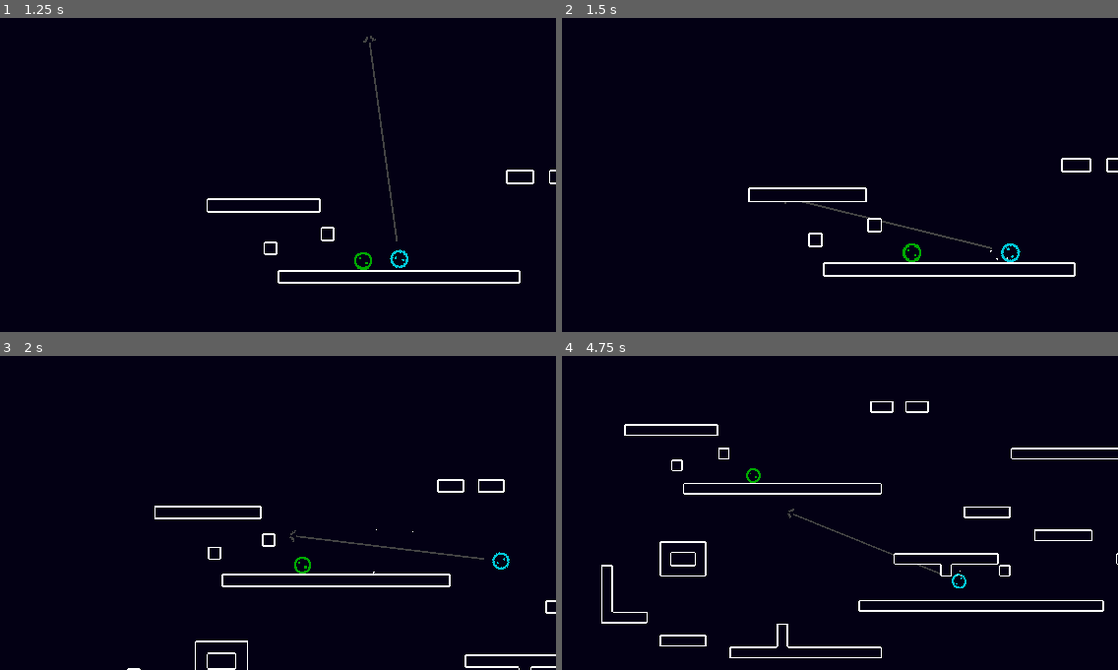
Above: before the commit, frames 1-4 (two rows, left to right).
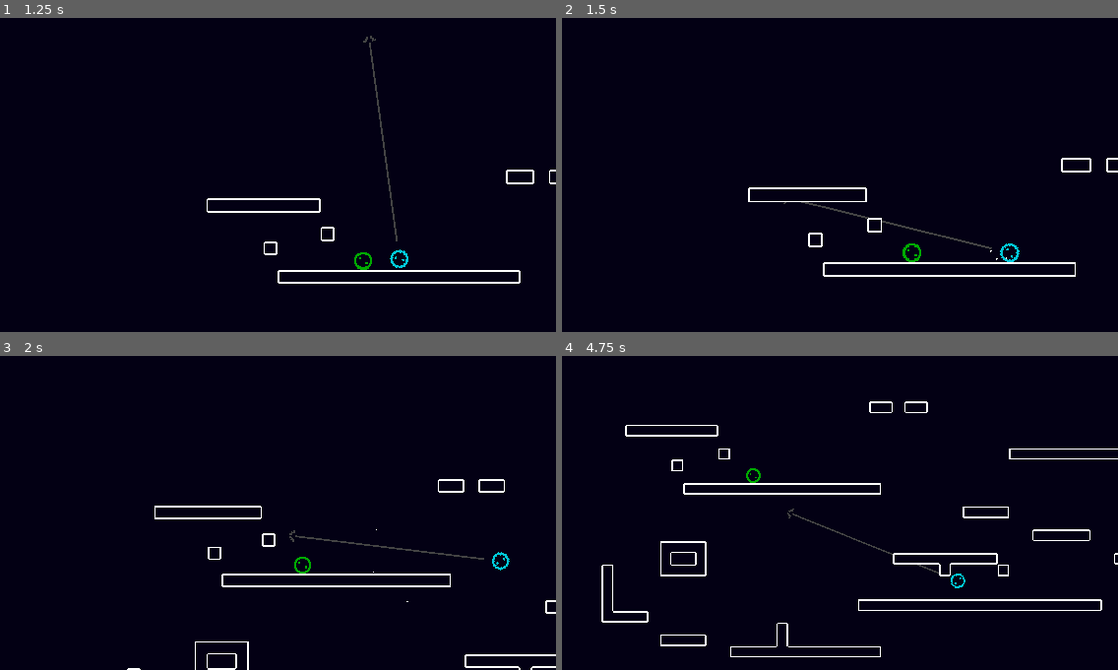
Above: after the commit, the same moments.

Repository: uniqueusername/fruit-smash
Game: Godot game, scene res://scenes/levels/world.tscn
Same seed, same stepped clock (60 frames per second), same inputs: the game is played once before the commit and once after it.
Inputs (mouse positions are in pixels of both pictures, inside the frame that each line leads up to):
- Up to frame 1 (1.25 s): move the mouse to (378, 137) at 0.52 s; hold Right (ui_right) from 0.53 s (still down); tap Up (ui_up) at 0.6, 0.77, 1.07 s
- Up to frame 2 (1.5 s): keep holding Right (ui_right); move the mouse to (678, 171) at 1.27 s; right-click (678, 171) at 1.35 s
- Up to frame 3 (2 s): keep holding Right (ui_right); tap Up (ui_up) at 1.52, 1.55, 1.82 s
- Up to frame 4 (4.75 s): move the mouse to (867, 415) at 2.02 s; release Right (ui_right) at 2.03 s; hold Left (ui_left) 2.03-2.78 s; click (867, 415) at 2.1 s; tap Up (ui_up) at 2.3, 2.85, 3.02, 3.32, 3.77, 3.8, 4.07, 4.52, 4.55 s; move the mouse to (773, 563) at 2.77 s; hold Right (ui_right) 2.78-4.28 s; move the mouse to (990, 547) at 3.52 s; right-click (990, 547) at 3.6 s; move the mouse to (612, 440) at 4.27 s; hold Left (ui_left) from 4.28 s (still down); click (612, 440) at 4.35 s

Frame 1 is identical in both runs. In frame 2, less than 0.1% of the frame differs, in the area x 39-93%, y 58-83%; in frame 3, 0.2%; in frame 4, 1.5%, in the area x 7-100%, y 14-97%.

Commit message:
explosions!!!

Diff:
--- a/assets/scripts/chain.gd
+++ b/assets/scripts/chain.gd
@@ -47,6 +47,7 @@
 		# `if move_and_collide()` always moves, but returns true if we did collide
 		if $Tip.move_and_collide(direction * SPEED):
 			if settings.particles:
+				$Tip/CPUParticles2D.restart()
 				$Tip/CPUParticles2D.emitting = true
 			hooked = true	# Got something!
 			flying = false	# Not flying anymore
--- /dev/null
+++ b/assets/scripts/explosion.gd
@@ -0,0 +1,24 @@
+extends Node2D
+
+@export var EXPLOSION_POWER = 100
+const LIFESPAN = 0.1
+
+var direct_hit = false
+var lifespan = LIFESPAN
+
+func _physics_process(delta):
+	var bodies = $Area2D.get_overlapping_bodies()
+	for body in bodies:
+		var dir = global_position.direction_to(body.global_position)
+		if direct_hit or dir.dot(Vector2.from_angle(rotation - PI/2)) >= 0:
+			var dist = global_position.distance_to(body.global_position)
+			if body.scene_file_path == "res://scenes/objects/player.tscn":
+				body.force_release()
+			body.set_velocity(body.velocity + EXPLOSION_POWER * $Area2D/CollisionShape2D.shape.radius / dist * dir)
+
+	lifespan -= delta
+	if lifespan < 0:
+		queue_free()
+
+func set_direct_hit():
+	direct_hit = true
--- /dev/null
+++ b/assets/scripts/explosion_particles.gd
@@ -0,0 +1,7 @@
+extends GPUParticles2D
+
+func _on_timer_timeout():
+	queue_free()
+
+func set_direct_hit():
+	$LightOccluder2D.queue_free()
--- /dev/null
+++ b/assets/scripts/fire_sprite.gd
@@ -0,0 +1,12 @@
+extends Sprite2D
+
+var trail_time = 2
+
+func _process(delta):
+	modulate = Color(1, 1, 1, lerpf(modulate.a, 0, delta * trail_time))
+	if modulate.a <= 0:
+		queue_free()
+
+func set_trail_time(length: float):
+	if length != 0:
+		trail_time = 1 / length
--- /dev/null
+++ b/assets/scripts/gun.gd
@@ -0,0 +1,96 @@
+extends Node2D
+
+@export var ROCKET_SPEED = 5
+@export var CHARGE_TIME = 1
+@onready var LASER_LENGTH = $RayCast2D.target_position.y
+const TRAIL_TIME = 0.5
+const CHARGE_WIDTH = 2
+const FIRE_WIDTH = 4
+
+var projectile = load("res://scenes/objects/projectile.tscn")
+var fire_sprite = load("res://scenes/objects/fire_sprite.tscn")
+var explosion = load("res://scenes/objects/explosion.tscn")
+var particles = load("res://scenes/objects/explosion_particles.tscn")
+
+signal fired
+var charge = 0
+var charging = false
+var firing = false
+
+func _ready():
+	$charge_sprite.visible = false
+
+func _process(delta):
+	var laser_length = LASER_LENGTH
+	if $RayCast2D.is_colliding():
+		laser_length = global_position.distance_to($RayCast2D.get_collision_point())
+
+	if charging:
+		if charge < CHARGE_TIME:
+			$charge_sprite.visible = int(round(20*charge)) % 2 == 0
+			print($charge_sprite.region_rect.size.x)
+			$charge_sprite.region_rect = Rect2(
+				CHARGE_WIDTH/2.0, 0,
+				lerpf($charge_sprite.region_rect.size.x, CHARGE_WIDTH, 0.001),
+				laser_length
+			)
+			charge += delta
+		else:
+			# reset charge state
+			$charge_sprite.visible = false
+			charging = false
+			charge = 0
+
+			# fire
+			firing = true
+
+	if firing:
+		draw_laser(laser_length)
+		spawn_explosion()
+		fired.emit()
+		firing = false
+
+func shoot():
+	charging = true
+	$charge_sprite.region_rect = Rect2(CHARGE_WIDTH/2.0, 0, 0, LASER_LENGTH)
+
+func cancel():
+	$charge_sprite.visible = false
+	charging = false
+	charge = 0
+
+func is_charging():
+	return charging
+
+func fire_rocket():
+	var proj = projectile.instantiate()
+	add_child(proj)
+	proj.global_position = global_position
+	proj.rotation = rotation
+	proj.add_collision_exception_with(get_parent())
+	proj.set_velocity(ROCKET_SPEED * Vector2.from_angle(rotation+PI/2))
+
+func draw_laser(length):
+	var laser = fire_sprite.instantiate()
+	add_child(laser)
+	laser.region_rect = Rect2(FIRE_WIDTH/2.0, 0, FIRE_WIDTH, length)
+	laser.global_transform = $charge_sprite.global_transform
+	laser.set_trail_time(TRAIL_TIME)
+
+func spawn_explosion():
+	if $RayCast2D.is_colliding():
+		var boom = explosion.instantiate()
+		add_child(boom)
+		boom.global_position = $RayCast2D.get_collision_point()
+		boom.rotation = $RayCast2D.get_collision_normal().angle() + PI/2
+
+		var particle = particles.instantiate()
+		add_child(particle)
+		particle.restart()
+		particle.global_position = $RayCast2D.get_collision_point()
+		particle.rotation = $RayCast2D.get_collision_normal().angle() + PI/2
+
+		if ($RayCast2D.get_collider().scene_file_path ==
+			"res://scenes/objects/player.tscn"):
+			boom.set_direct_hit()
+			particle.set_direct_hit()
--- a/assets/scripts/player.gd
+++ b/assets/scripts/player.gd
@@ -12,26 +12,25 @@
 @export var HOOK_GRAV = 1
 @export var HOOK_VERT_FORCE = 1.5
 @export var HOOK_HORIZ_FORCE = 1.0
+@export var RECOIL = 1.0
 
 const ROTATE_SPEED = 0.001
 var GRAVITY = ProjectSettings.get_setting("physics/2d/default_gravity")
 @onready var settings = get_node("/root/Settings")
 
 # variables
+var recoil = false
 var jumping = false
 var gravity = GRAVITY
-var coyote_timer
+var coyote_timer = COYOTE_TIME
 var spawn_pos
-var sticky_ray
-var hook
-var hook_ray
+@onready var sticky_ray = $sticky_ray
+@onready var hook = $chain
+@onready var hook_ray = $hook_ray
+@onready var gun = $gun
 
 func _ready():
-	coyote_timer = COYOTE_TIME
 	spawn_pos = position
-	sticky_ray = $sticky_ray
-	hook_ray = $hook_ray
-	hook = $chain
 
 func _physics_process(delta):
 	# add gravity
@@ -46,18 +45,20 @@
 	var x_input = Vector2.ZERO
 	var aim_input = Vector2.ZERO
 	var jump_input = false
-	var jump_released = false
 	var hook_cast = false
 	var hook_released = false
+	var laser_shot = false
+	var laser_cancelled = false
 
 	if get_meta("mnk_enabled"):
 		# mnk controls
 		x_input = Input.get_axis("ui_left", "ui_right")
 		aim_input = get_local_mouse_position()
 		jump_input = Input.is_action_just_pressed("ui_up")
-		jump_released = Input.is_action_just_released("ui_up")
 		hook_cast = Input.is_action_just_pressed("mnk_hook")
 		hook_released = Input.is_action_just_released("mnk_hook")
+		laser_shot = Input.is_action_just_pressed("mnk_shoot")
+		laser_cancelled = Input.is_action_just_released("mnk_shoot")
 
 	else:
 		# controller controls
@@ -66,19 +67,22 @@
 				x_input = Input.get_axis("p1_move_left", "p1_move_right")
 				aim_input = Input.get_vector("p1_aim_left", "p1_aim_right", "p1_aim_up", "p1_aim_down")
 				jump_input = Input.is_action_just_pressed("p1_jump")
-				jump_released = Input.is_action_just_released("p1_jump")
 				hook_cast = Input.is_action_just_pressed("p1_hook")
 				hook_released = Input.is_action_just_released("p1_hook")
+				laser_shot = Input.is_action_just_pressed("p1_shoot")
+				laser_cancelled = Input.is_action_just_released("p1_shoot")
 			1:
 				x_input = Input.get_axis("p2_move_left", "p2_move_right")
 				aim_input = Input.get_vector("p1_aim_left", "p1_aim_right", "p1_aim_up", "p1_aim_down")
 				jump_input = Input.is_action_just_pressed("p2_jump")
-				jump_released = Input.is_action_just_released("p2_jump")
 				hook_cast = Input.is_action_just_pressed("p2_hook")
 				hook_released = Input.is_action_just_released("p2_hook")
+				laser_shot = Input.is_action_just_pressed("p2_shoot")
+				laser_cancelled = Input.is_action_just_released("p2_shoot")
 
 	aim_input = HOOK_LENGTH / aim_input.length() * aim_input
 	hook_ray.set_target_position(aim_input)
+	gun.rotation = aim_input.angle() - PI/2
 	$target.rotation = hook_ray.get_target_position().angle() + PI/2
 	$reticle.rotation = hook_ray.get_target_position().angle() + PI/2
 	$target.position = hook_ray.get_target_position() * 0.98
@@ -88,6 +92,11 @@
 	if is_on_floor():
 		jumping = false
 		coyote_timer = COYOTE_TIME
+
+	# do recoil
+	if recoil:
+		velocity -= RECOIL * aim_input
+		recoil = false
 
 	# apply inputs
 	if x_input:
@@ -126,12 +135,6 @@
 		velocity.y = JUMP_VELOCITY
 		jumping = true
 
-	# variable height jump ?
-	'''if (jump_released
-		and not is_on_floor()
-		and velocity.y < 0):
-		velocity.y = 0'''
-
 	# cast hook
 	if (hook_cast and aim_input.length() > 0.05 and
 		hook_ray.is_colliding()):
@@ -139,9 +142,22 @@
 	if hook_released:
 		hook.release()
 
+	if laser_shot:
+		$gun.shoot()
+		$reticle.visible = false
+		$target.visible = false
+	if laser_cancelled:
+		$gun.cancel()
+
+	if not $gun.is_charging():
+		$reticle.visible = true
+		$target.visible = true
+
 	move_and_slide()
 
-	if settings.particles and get_slide_collision(0):
+	if (settings.particles and
+		get_slide_collision_count() > 0 and
+		get_slide_collision(0)):
 		if get_slide_collision(0).get_remainder().length() > 5:
 			$GPUParticles2D.emitting = true
 
@@ -158,3 +174,9 @@
 			1:
 				if Input.is_action_just_pressed("p2_reset"):
 					position = spawn_pos
+
+func force_release():
+	hook.release()
+
+func _on_gun_fired():
+	recoil = true
--- /dev/null
+++ b/assets/scripts/projectile.gd
@@ -0,0 +1,7 @@
+extends CharacterBody2D
+
+func _physics_process(delta):
+	move_and_collide(velocity)
+
+func _on_timer_timeout():
+	queue_free()
--- a/project.godot
+++ b/project.godot
@@ -32,6 +32,10 @@
 movie_writer/mjpeg_quality=0.2
 movie_writer/movie_file="C:/Users/aryan/Desktop/recycle bin/godot.avi"
 
+[editor_plugins]
+
+enabled=PackedStringArray()
+
 [input]
 
 ui_left={
@@ -119,7 +123,7 @@
 }
 mnk_hook={
 "deadzone": 0.5,
-"events": [Object(InputEventMouseButton,"resource_local_to_s …(115 unchanged characters)… alse,"meta_pressed":false,"button_mask":0,"position":Vector2(0, 0),"global_position":Vector2(0, 0),"factor":1.0,"button_index":1,"canceled":false,"pressed":false,"double_click":false,"script":null)
+"events": [Object(InputEventMouseButton,"resource_local_to_s …(115 unchanged characters)… alse,"meta_pressed":false,"button_mask":2,"position":Vector2(73, 9),"global_position":Vector2(77, 52),"factor":1.0,"button_index":2,"canceled":false,"pressed":true,"double_click":false,"script":null)
 ]
 }
 p1_aim_left={
@@ -170,6 +174,21 @@
 p2_hook={
 "deadzone": 0.5,
 "events": [Object(InputEventJoypadMotion,"resource_local_to_scene":false,"resource_name":"","device":1,"axis":4,"axis_value":1.0,"script":null)
+]
+}
+mnk_shoot={
+"deadzone": 0.5,
+"events": [Object(InputEventMouseButton,"resource_local_to_scene":false,"resource_name":"","device":-1,"window_id":0,"alt_pressed":false,"shift_pressed":false,"ctrl_pressed":false,"meta_pressed":false,"button_mask":1,"position":Vector2(93, 20),"global_position":Vector2(97, 63),"factor":1.0,"button_index":1,"canceled":false,"pressed":true,"double_click":false,"script":null)
+]
+}
+p1_shoot={
+"deadzone": 0.5,
+"events": [Object(InputEventJoypadMotion,"resource_local_to_scene":false,"resource_name":"","device":0,"axis":5,"axis_value":1.0,"script":null)
+]
+}
+p2_shoot={
+"deadzone": 0.5,
+"events": [Object(InputEventJoypadMotion,"resource_local_to_scene":false,"resource_name":"","device":1,"axis":5,"axis_value":1.0,"script":null)
 ]
 }
 
--- a/scenes/levels/world.tscn
+++ b/scenes/levels/world.tscn
@@ -1,10 +1,14 @@
-[gd_scene load_steps=4 format=3 uid="uid://d2nhsfux1tdio"]
+[gd_scene load_steps=5 format=3 uid="uid://d2nhsfux1tdio"]
 
 [ext_resource type="PackedScene" uid="uid://dndcr0r3pvk42" path="res://scenes/objects/follower_cam.tscn" id="1_s4mxc"]
+[ext_resource type="PackedScene" uid="uid://y3tayx4b2woa" path="res://scenes/objects/explosion.tscn" id="1_udmuw"]
 [ext_resource type="TileSet" uid="uid://rlkl4qdm0mes" path="res://assets/tiles.tres" id="1_xbwus"]
 [ext_resource type="PackedScene" uid="uid://wvrdki7cpe48" path="res://scenes/objects/player.tscn" id="1_xiv0j"]
 
 [node name="world" type="Node2D"]
+
+[node name="explosion" parent="." instance=ExtResource("1_udmuw")]
+position = Vector2(340, 173)
 
 [node name="follower_cam" parent="." instance=ExtResource("1_s4mxc")]
 position_smoothing_speed = 0.485
--- /dev/null
+++ b/scenes/objects/explosion.tscn
@@ -0,0 +1,18 @@
+[gd_scene load_steps=3 format=3 uid="uid://y3tayx4b2woa"]
+
+[ext_resource type="Script" path="res://assets/scripts/explosion.gd" id="1_m4h4h"]
+
+[sub_resource type="CircleShape2D" id="CircleShape2D_26qcj"]
+radius = 25.0
+
+[node name="explosion" type="Node2D"]
+top_level = true
+script = ExtResource("1_m4h4h")
+
+[node name="Area2D" type="Area2D" parent="."]
+collision_layer = 0
+collision_mask = 2
+input_pickable = false
+
+[node name="CollisionShape2D" type="CollisionShape2D" parent="Area2D"]
+shape = SubResource("CircleShape2D_26qcj")
--- /dev/null
+++ b/scenes/objects/explosion_particles.tscn
@@ -0,0 +1,46 @@
+[gd_scene load_steps=4 format=3 uid="uid://dw10sdcrvoctt"]
+
+[ext_resource type="Script" path="res://assets/scripts/explosion_particles.gd" id="1_h1jer"]
+
+[sub_resource type="ParticleProcessMaterial" id="ParticleProcessMaterial_kosht"]
+emission_shape = 1
+emission_sphere_radius = 25.0
+particle_flag_disable_z = true
+direction = Vector3(0, 500, 0)
+spread = 180.0
+gravity = Vector3(0, 98, 0)
+initial_velocity_min = 400.0
+initial_velocity_max = 500.0
+angular_velocity_max = 180.0
+orbit_velocity_min = 0.0
+orbit_velocity_max = 0.0
+angle_max = 360.0
+scale_max = 2.0
+collision_mode = 1
+collision_friction = 0.39
+collision_bounce = 0.61
+
+[sub_resource type="OccluderPolygon2D" id="OccluderPolygon2D_ijkev"]
+polygon = PackedVector2Array(0, 0, 64, 0, 64, 56, -64, 56, -64, 0)
+
+[node name="explosion_particles" type="GPUParticles2D"]
+top_level = true
+emitting = false
+amount = 24
+process_material = SubResource("ParticleProcessMaterial_kosht")
+lifetime = 5.0
+one_shot = true
+explosiveness = 1.0
+trail_enabled = true
+trail_lifetime = 0.05
+script = ExtResource("1_h1jer")
+
+[node name="LightOccluder2D" type="LightOccluder2D" parent="."]
+occluder = SubResource("OccluderPolygon2D_ijkev")
+
+[node name="Timer" type="Timer" parent="."]
+wait_time = 5.0
+one_shot = true
+autostart = true
+
+[connection signal="timeout" from="Timer" to="." method="_on_timer_timeout"]
--- /dev/null
+++ b/scenes/objects/fire_sprite.tscn
@@ -0,0 +1,14 @@
+[gd_scene load_steps=3 format=3 uid="uid://bd5mwtaia8a7u"]
+
+[ext_resource type="Texture2D" uid="uid://cvqyiv46trcmc" path="res://assets/sprites/laser_fire.png" id="1_5r6oq"]
+[ext_resource type="Script" path="res://assets/scripts/fire_sprite.gd" id="2_ho6on"]
+
+[node name="fire_sprite" type="Sprite2D"]
+top_level = true
+texture_repeat = 2
+texture = ExtResource("1_5r6oq")
+centered = false
+offset = Vector2(-0.5, 0)
+region_enabled = true
+region_rect = Rect2(0, 0, 1, 0)
+script = ExtResource("2_ho6on")
--- /dev/null
+++ b/scenes/objects/gun.tscn
@@ -0,0 +1,23 @@
+[gd_scene load_steps=4 format=3 uid="uid://ddwuuusxulren"]
+
+[ext_resource type="Script" path="res://assets/scripts/gun.gd" id="1_m0h4n"]
+[ext_resource type="Texture2D" uid="uid://bpr6bmak3fj2t" path="res://assets/sprites/laser_charge.png" id="2_562bw"]
+[ext_resource type="PackedScene" uid="uid://bd5mwtaia8a7u" path="res://scenes/objects/fire_sprite.tscn" id="2_f8kxr"]
+
+[node name="gun" type="Node2D"]
+script = ExtResource("1_m0h4n")
+ROCKET_SPEED = 100
+
+[node name="RayCast2D" type="RayCast2D" parent="."]
+target_position = Vector2(0, 2500)
+collision_mask = 3
+
+[node name="fire_sprite" parent="." instance=ExtResource("2_f8kxr")]
+
+[node name="charge_sprite" type="Sprite2D" parent="."]
+texture_repeat = 2
+texture = ExtResource("2_562bw")
+centered = false
+offset = Vector2(-0.5, 0)
+region_enabled = true
+region_rect = Rect2(0, 0, 1, 0)
--- a/scenes/objects/hook.tscn
+++ b/scenes/objects/hook.tscn
@@ -4,7 +4,7 @@
 [ext_resource type="Script" path="res://assets/scripts/chain.gd" id="1_uk0he"]
 
 [sub_resource type="CircleShape2D" id="CircleShape2D_3hfe3"]
-radius = 5.0
+radius = 1.0
 
 [node name="chain" type="Node2D"]
 script = ExtResource("1_uk0he")
@@ -18,7 +18,7 @@
 region_rect = Rect2(2.08165e-12, 2.08165e-12, 2, 2.08165e-12)
 
 [node name="Tip" type="CharacterBody2D" parent="."]
-collision_layer = 2
+collision_layer = 0
 
 [node name="CollisionShape2D" type="CollisionShape2D" parent="Tip"]
 shape = SubResource("CircleShape2D_3hfe3")
--- a/scenes/objects/player.tscn
+++ b/scenes/objects/player.tscn
@@ -1,8 +1,9 @@
-[gd_scene load_steps=9 format=3 uid="uid://wvrdki7cpe48"]
+[gd_scene load_steps=10 format=3 uid="uid://wvrdki7cpe48"]
 
 [ext_resource type="Texture2D" uid="uid://t7bfheyfdk0q" path="res://assets/sprites/player.png" id="1_6oav2"]
 [ext_resource type="Script" path="res://assets/scripts/player.gd" id="1_6rsyq"]
 [ext_resource type="PackedScene" uid="uid://clmon6wlnq71i" path="res://scenes/objects/hook.tscn" id="2_hr6ce"]
+[ext_resource type="PackedScene" uid="uid://ddwuuusxulren" path="res://scenes/objects/gun.tscn" id="3_w7mrt"]
 [ext_resource type="Texture2D" uid="uid://crop5kwr5g665" path="res://assets/sprites/target.png" id="4_dbaj3"]
 [ext_resource type="Texture2D" uid="uid://db3ufe16ekcm2" path="res://assets/sprites/reticle.png" id="5_f4dg6"]
 
@@ -35,6 +36,9 @@
 script = ExtResource("1_6rsyq")
 metadata/controller_id = 0
 metadata/mnk_enabled = false
+
+[node name="gun" parent="." instance=ExtResource("3_w7mrt")]
+z_index = 1
 
 [node name="chain" parent="." instance=ExtResource("2_hr6ce")]
 
@@ -79,3 +83,5 @@
 fixed_fps = 60
 trail_lifetime = 0.1
 trail_sections = 2
+
+[connection signal="fired" from="gun" to="." method="_on_gun_fired"]
--- /dev/null
+++ b/scenes/objects/projectile.tscn
@@ -0,0 +1,29 @@
+[gd_scene load_steps=4 format=3 uid="uid://bnuuv1bhv6e7n"]
+
+[ext_resource type="Script" path="res://assets/scripts/projectile.gd" id="1_b03nk"]
+
+[sub_resource type="PlaceholderTexture2D" id="PlaceholderTexture2D_85nfn"]
+size = Vector2(2, 2)
+
+[sub_resource type="CircleShape2D" id="CircleShape2D_16jne"]
+radius = 2.0
+
+[node name="projectile" type="CharacterBody2D"]
+top_level = true
+collision_layer = 0
+collision_mask = 3
+script = ExtResource("1_b03nk")
+
+[node name="Sprite2D" type="Sprite2D" parent="."]
+texture = SubResource("PlaceholderTexture2D_85nfn")
+
+[node name="CollisionShape2D" type="CollisionShape2D" parent="."]
+shape = SubResource("CircleShape2D_16jne")
+
+[node name="Timer" type="Timer" parent="."]
+process_callback = 0
+wait_time = 1.5
+one_shot = true
+autostart = true
+
+[connection signal="timeout" from="Timer" to="." method="_on_timer_timeout"]
Binary file added: assets/sprites/explosion.png
Not shown, added: assets/sprites/explosion.png.import
Binary file added: assets/sprites/laser_charge.png
Not shown, added: assets/sprites/laser_charge.png.import
Binary file added: assets/sprites/laser_fire.png
Not shown, added: assets/sprites/laser_fire.png.import
Not shown, added: scenes/objects/exp2ED9.tmp
